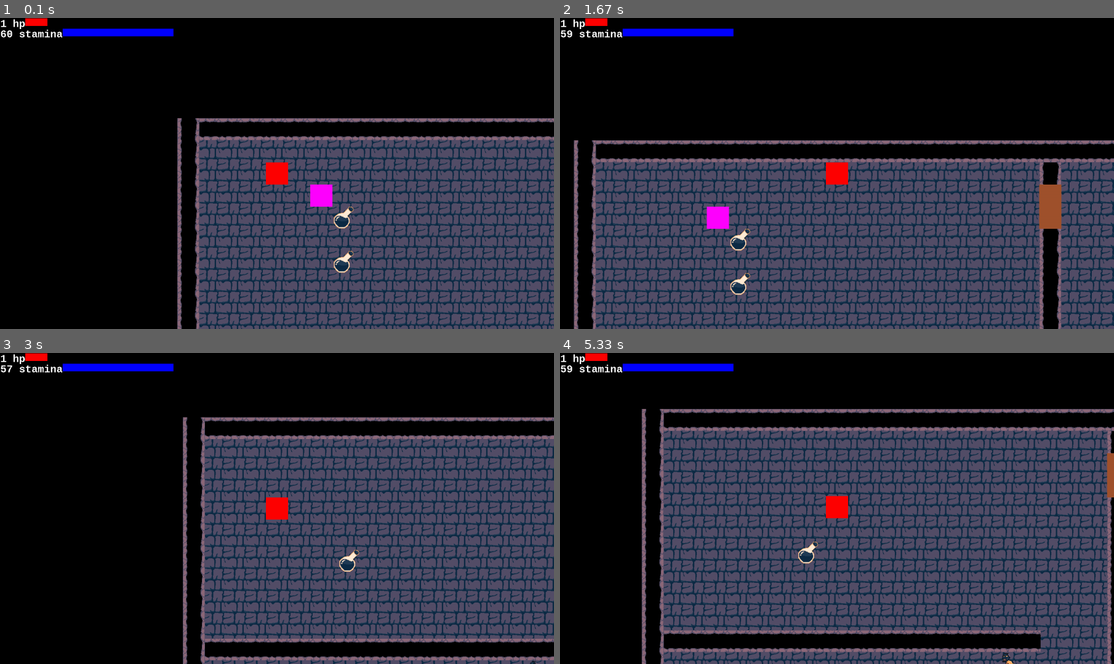
Above: before the commit, frames 1-4 (two rows, left to right).
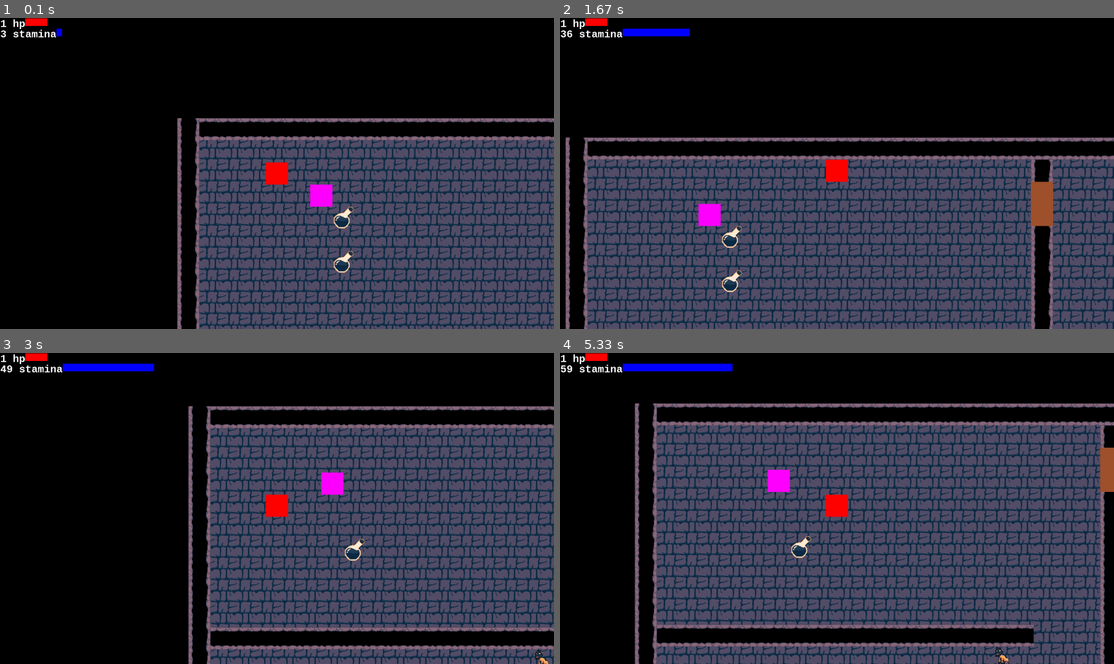
Above: after the commit, the same moments.

Repository: benedekhalaj/pygame-roguelike
Game: pygame game, started from play.py
The game is run twice, just before and just after one commit, with the same random seed, the same clock (stepped at 60 frames per second) and the same inputs.
Inputs:
- Up to frame 1 (0.1 s): no input
- Up to frame 2 (1.67 s): hold Right 0.33-0.8 s; hold Up 0.83-1.13 s; tap Shift at 0.9, 1.23, 1.53 s; hold Right 1.17-1.63 s
- Up to frame 3 (3 s): hold Left 1.67-2.2 s; tap Shift at 1.73, 2.03, 2.3, 2.63, 2.93 s; hold Down 2.23-2.53 s; tap Right Shift at 2.38 s; hold Left 2.57-2.97 s
- Up to frame 4 (5.33 s): hold Up 3-3.37 s; tap Shift at 3.07, 3.47, 3.77, 4.13, 4.53, 4.83, 5.03 s; hold Right 3.4-4.03 s; tap Right Shift at 3.55, 5.12 s; hold Down 4.07-4.43 s; hold Left 4.47-4.93 s; hold Right from 4.97 s (still down)

The runs differ from the first frame. In frame 1, 0.7% of the frame differs, in the area x 0-32%, y 3-7%; in frame 2, 33%; in frame 3, 28%; in frame 4, 40%, in the area x 13-100%, y 3-100%.

Commit message:
Player: Fix stat bar

Diff:
--- a/model/player/player.py
+++ b/model/player/player.py
@@ -16,11 +16,12 @@
 
         self.walk_speed = 8
         self.stamina_limit = 60
-        self.sprint_speed = self.walk_speed * 1.5
+        self.spirnt_multiplier = 2
+        self.sprint_speed = self.walk_speed * self.spirnt_multiplier
         self.velocity = self.walk_speed
         self.sprinting = False
         self.can_spirnt = True
-        self.stamina = self.stamina_limit
+        self.stamina = 1  # self.stamina_limit
 
         self.direction = 'right'
 
@@ -29,7 +30,7 @@
         self.invicible = False
 
         self.inventory = Inventory()
-        self.sword = Sword((self.rect.x + self.rect.width, self.rect.y, self.rect.width, self.rect.height), colors.PURPLE)
+        self.sword = Sword((self.rect.x + self.rect.width, self.rect.y, self.rect.width, self.rect.height), colors)
         self.attack_in_progress = False
         self.attack_timer_count = 0
         self.attack_timer_limit = 60
@@ -169,7 +170,8 @@
                 self.color = self.standard_color
 
         def update_stat(self):
-            self.stat.texts = self.stat.create_text((self.health, self.stamina))
+            self.stat.texts = self.stat.create_stat_text((self.health, self.max_health, self.stamina, self.stamina_limit))
+            self.stat.bars = self.stat.create_stat_bar((self.health, self.max_health, self.stamina, self.stamina_limit))
 
         set_invicible(self)
         set_damage_timer(self)
@@ -227,9 +229,9 @@
 
 
 class Sword():
-    def __init__(self, position: tuple, color: tuple):
+    def __init__(self, position: tuple, colors: object):
         self.exist = False
-        self.color = color
+        self.color = colors.PURPLE
         self.rect = pygame.Rect(position[0], position[1], position[2], position[3])
         self.visible = False
 
@@ -244,25 +246,25 @@
         self.rect = pygame.Rect(self.x, self.y, self.width, self.height)
         self.color = colors
         self.health = "health"
-        self.player_health = player_stats[0]
-        self.player_max_health = player_stats[1]
         self.stamina = 'stamina'
-        self.player_stamina = player_stats[2]
-        self.player_max_stamina = player_stats[3]
         self.visible = True
         self.font_size = 30
-        self.texts = self.create_text((self.player_health, self.player_stamina)) #############
-        self.bars = self.create_bar()
-
-    def create_bar(self):
+        self.texts = self.create_stat_text(player_stats)
+        self.bars = self.create_stat_bar(player_stats)
+
+    def create_stat_bar(self, player_stat):
         number = 0
         bar = []
+        player_health = player_stat[0]
+        player_max_health = player_stat[1]
+        player_stamina = player_stat[2]
+        player_max_stamina = player_stat[3]
         for type, text in self.texts.items():
             if type == self.health:
-                width = self.width * (self.player_health / self.player_max_health)
+                width = self.width * (player_health / player_max_health)
                 color = self.color.RED
             elif type == self.stamina:
-                width = self.width * (self.player_stamina / self.player_max_stamina)
+                width = self.width * (player_stamina / player_max_stamina)
                 color = self.color.BLUE
             y = self.y + number * self.font_size
             x = self.x + text.get_width()
@@ -270,11 +272,11 @@
             bar.append((pygame.Rect(x, y, width, self.height), color))
         return bar
 
-    def create_text(self, player_stats):
+    def create_stat_text(self, player_stats):
         texts = {}
         font_type = 'couriernew'
         player_health = player_stats[0]
-        player_stamina = player_stats[1]
+        player_stamina = player_stats[2]
         font = pygame.font.SysFont(font_type, self.font_size, bold=True)
         texts[self.health] = font.render(f"{player_health} hp", False, self.color.WHITE)
         texts[self.stamina] = font.render(f"{int(player_stamina)} stamina", False, self.color.WHITE)
